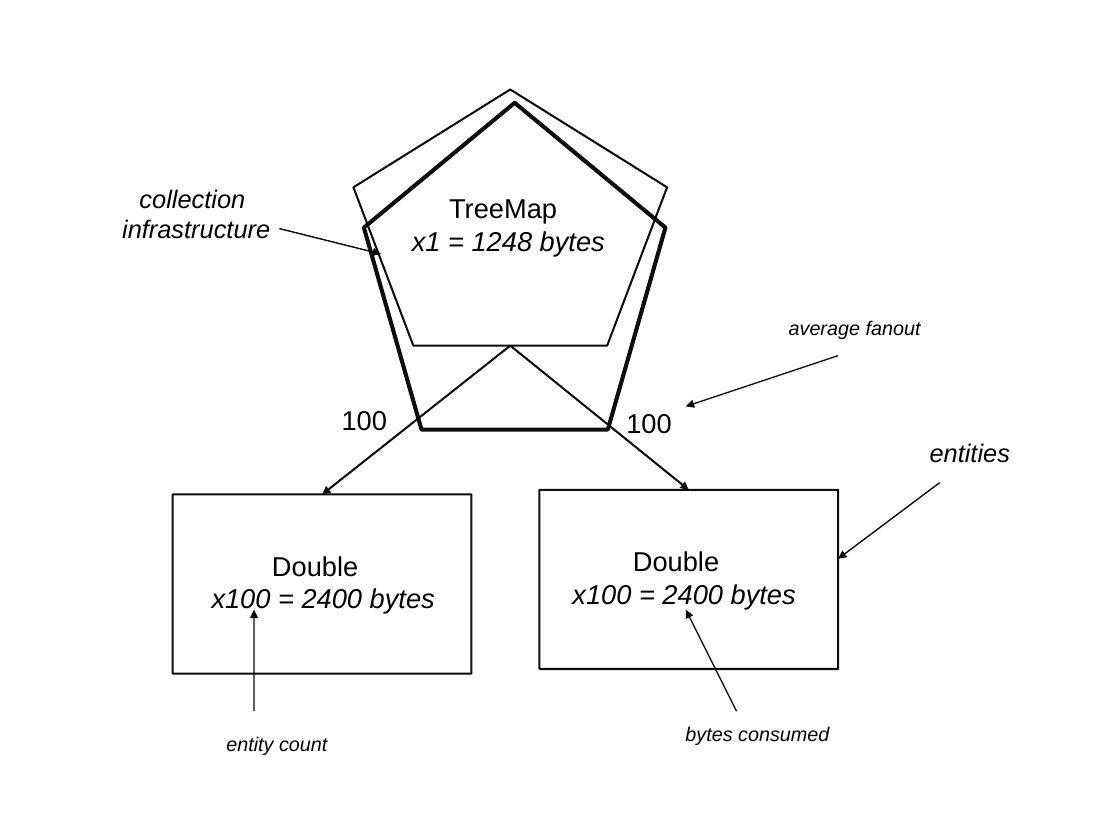
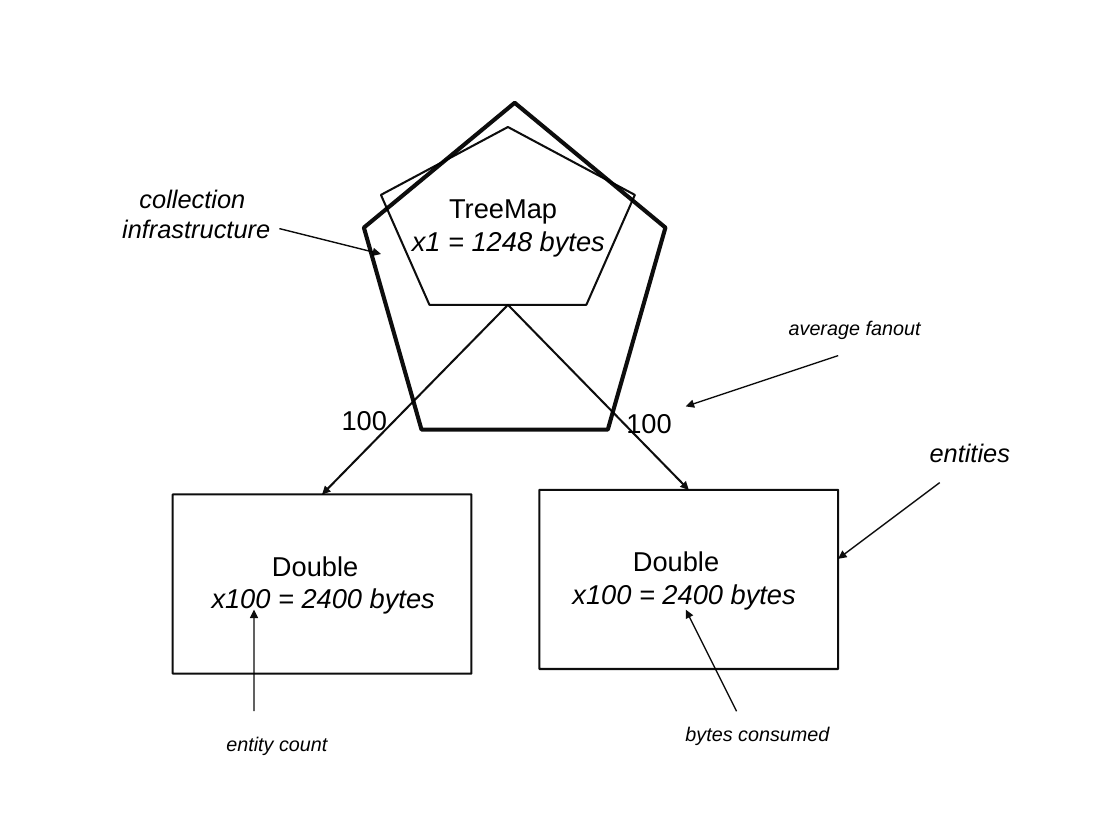
Before and after one commit to TheRuncibleTuner/bloatbook, a slide deck: slide 1 of Figures/chapter3/content-schematic.odp. Drawn at 1120x840 pixels with LibreOffice and Linux fonts; fonts in the diff are those of the drawing. Boxes give left, top, right and bottom in pixels: in the first picture for what was removed or moved away, otherwise in the second. Text is boxed around its words. In the diff, an @@ line names an element or a change of style, - is before the commit and + after.

```diff
--- a/Figures/chapter3/content-schematic.odp
+++ b/Figures/chapter3/content-schematic.odp
@@ pentagon: place and size @@
-pentagon at [354, 89, 668, 346]
+pentagon at [381, 127, 635, 305]
@@ arrow moved from (510, 346) - (322, 495) to (508, 305) - (322, 495) @@
@@ arrow moved from (510, 346) - (689, 490) to (508, 305) - (689, 490) @@
```
Also in this commit, not shown: 7 other files.
